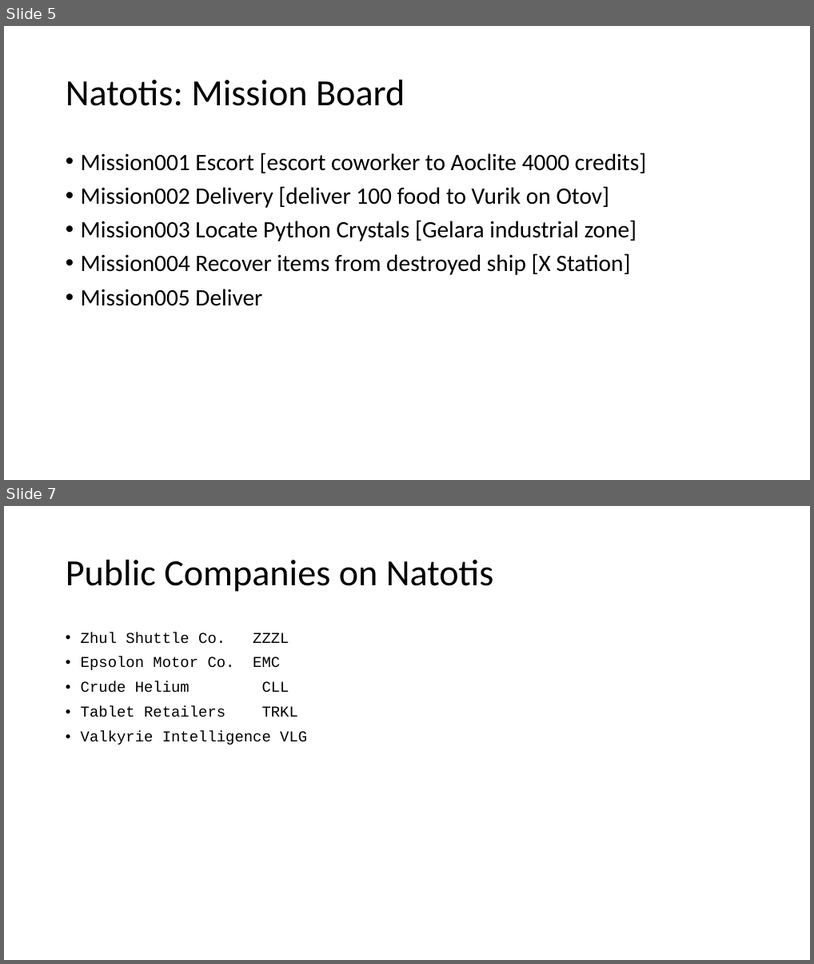
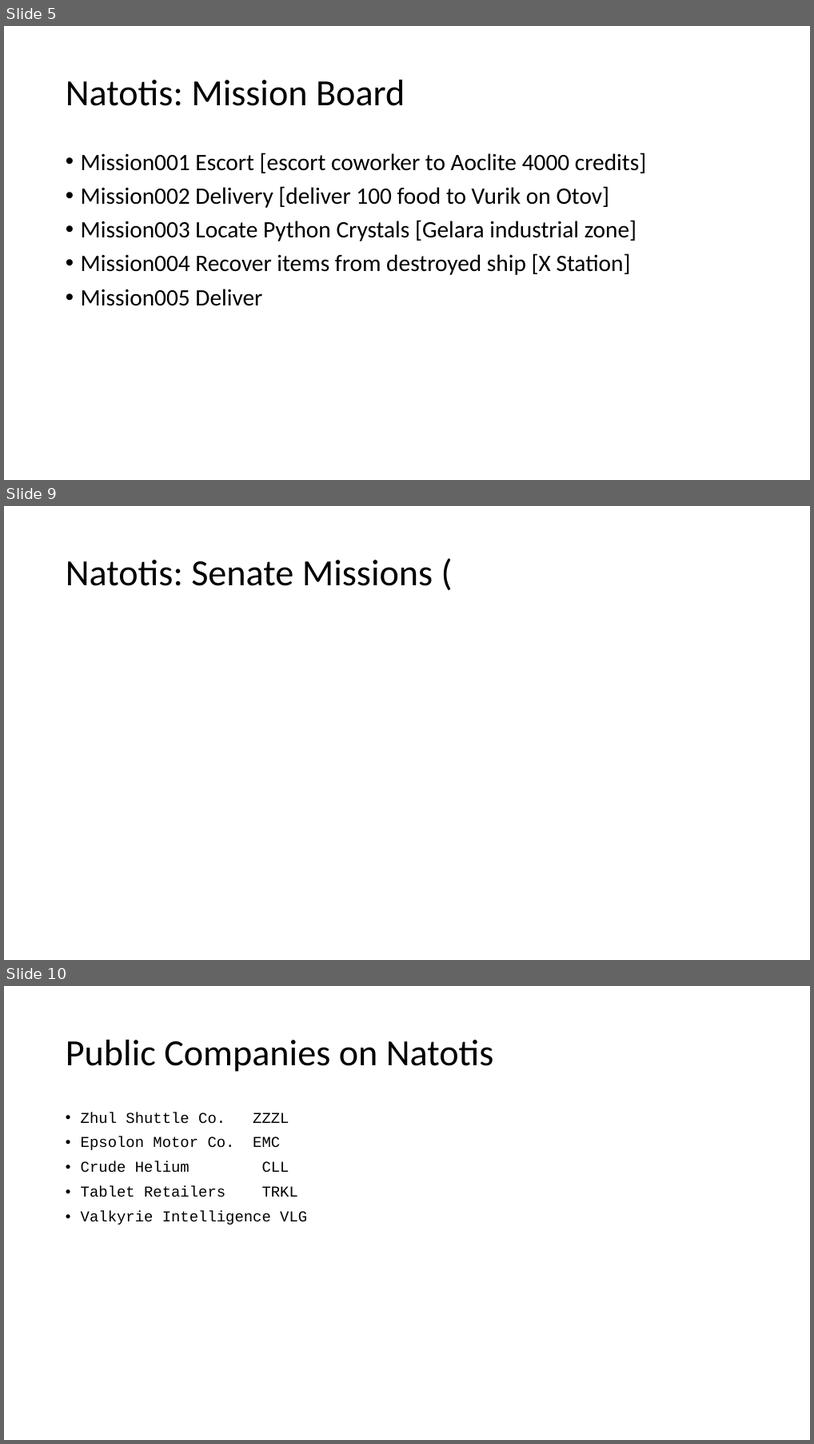
Before and after one commit to johnnyjonesjr90/Space-Game, a slide deck: Galaxy_Business-master/GalaxyBusiness/Space Merchant.pptx. Shown one above the other, each under a label of ours: slides 5 and 7 before the commit, slides 5, 9 and 10 after it; the slides between them are not shown. The pictures are 814x964 and 814x1444 pixels, drawn with LibreOffice and Linux fonts; fonts in the diff are those of the drawing. Boxes give left, top, right and bottom in pixels: in the first picture for what was removed or moved away, otherwise in the second. Text is boxed around its words. In the diff, an @@ line names an element or a change of style, - is before the commit and + after.

Commit message:
added new mission for natotis

```diff
--- a/Galaxy_Business-master/GalaxyBusiness/Space Merchant.pptx
+++ b/Galaxy_Business-master/GalaxyBusiness/Space Merchant.pptx
@@ slide 9 added at (x1=4, y1=506, x2=810, y2=960), background #FFFFFF @@
@@ title added at (x1=66, y1=560, x2=433, y2=586), 44 pt, text #000000 @@
+Natotis: Senate Missions (
@@ what was slide 7 is now slide 10 @@
```
Also in this commit, not shown: 1 slide changed, 2 other slides added, 16 other files.
